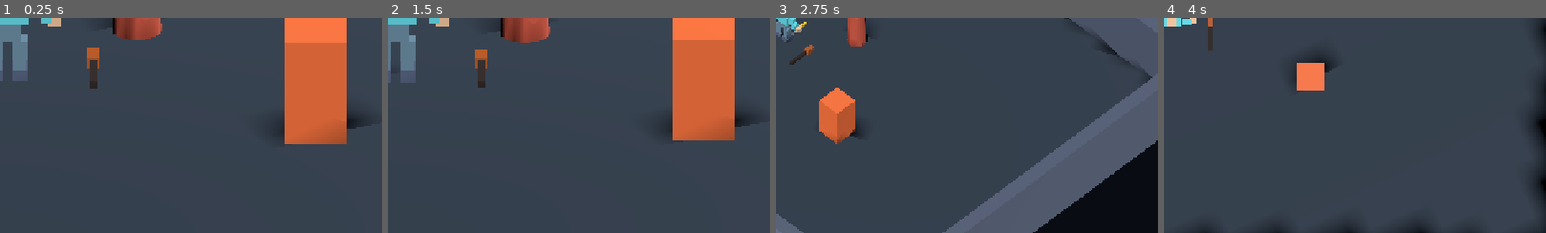
Above: before the commit, frames 1-4 (left to right).
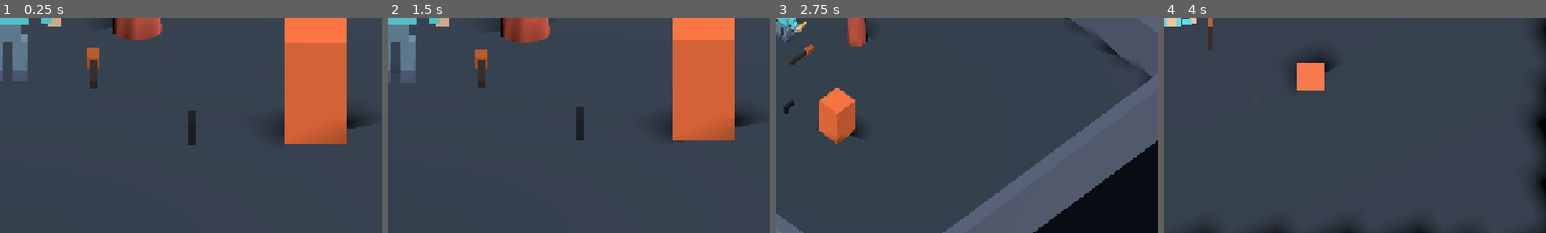
Above: after the commit, the same moments.

Repository: bravado/ACTION-5
Game: Godot game, scene res://demo/main.tscn
The game is run twice, just before and just after one commit, with the same random seed, the same clock (stepped at 60 frames per second) and the same inputs.
Inputs:
- Up to frame 1 (0.25 s): no input
- Up to frame 2 (1.5 s): click "1 · SIDE-SCROLLER" at 0.5 s; click "2 · BEAT 'EM UP" at 1.25 s
- Up to frame 3 (2.75 s): click "3 · ISO / 3RD PERSON" at 2 s
- Up to frame 4 (4 s): click "4 · FIRST-PERSON" at 2.75 s; click "5 · RETRO TOP-DOWN" at 3.5 s
The pictures show only the part of the screen within x 49-99%, y 49-99%; the shares and areas given below are measured in that part.

The runs differ from the first frame. In frame 1, 0.3% of the frame differs, in the area x 49-52%, y 43-60%; in frame 2, 0.3%; in frame 3, 0.1%; in frame 4, less than 0.1%.

Commit message:
D06-02: Serialize Godot scene provider as NodePath and type F4 capture [full-e2e]

Diff:
--- a/demo/equipment/gun.tscn
+++ b/demo/equipment/gun.tscn
@@ -35,5 +35,5 @@
 
 [node name="ProjectilePresenter" type="Node" parent="."]
 script = ExtResource("4")
-visual_origin_provider_path = ^"EquipmentVisualAdapter"
+visual_origin_provider_path = NodePath("EquipmentVisualAdapter")
 debug_events = true
--- a/demo/equipment/gun_alt.tscn
+++ b/demo/equipment/gun_alt.tscn
@@ -36,5 +36,5 @@
 
 [node name="ProjectilePresenter" type="Node" parent="."]
 script = ExtResource("4")
-visual_origin_provider_path = ^"EquipmentVisualAdapter"
+visual_origin_provider_path = NodePath("EquipmentVisualAdapter")
 projectile_scene = ExtResource("5")
--- a/tests/capture_scene.gd
+++ b/tests/capture_scene.gd
@@ -764,10 +764,9 @@
         push_error("D06-02: Gun F4 did not show a visible active-phase projectile")
         quit(1)
         return
+    var visible_shot_start: Vector3 = f4_projectile.get("from_world")
     if captured_f4_muzzles.size() != 1 \
-            or not (f4_projectile.get("from_world") as Vector3).is_equal_approx(
-                captured_f4_muzzles[0]
-            ) \
+            or not visible_shot_start.is_equal_approx(captured_f4_muzzles[0]) \
             or captured_f4_muzzles[0].distance_to(gun_muzzle.global_position) < 0.2:
         push_error("D06-02: F4 tracer did not start from the actual on-screen weapon barrel")
         quit(1)
